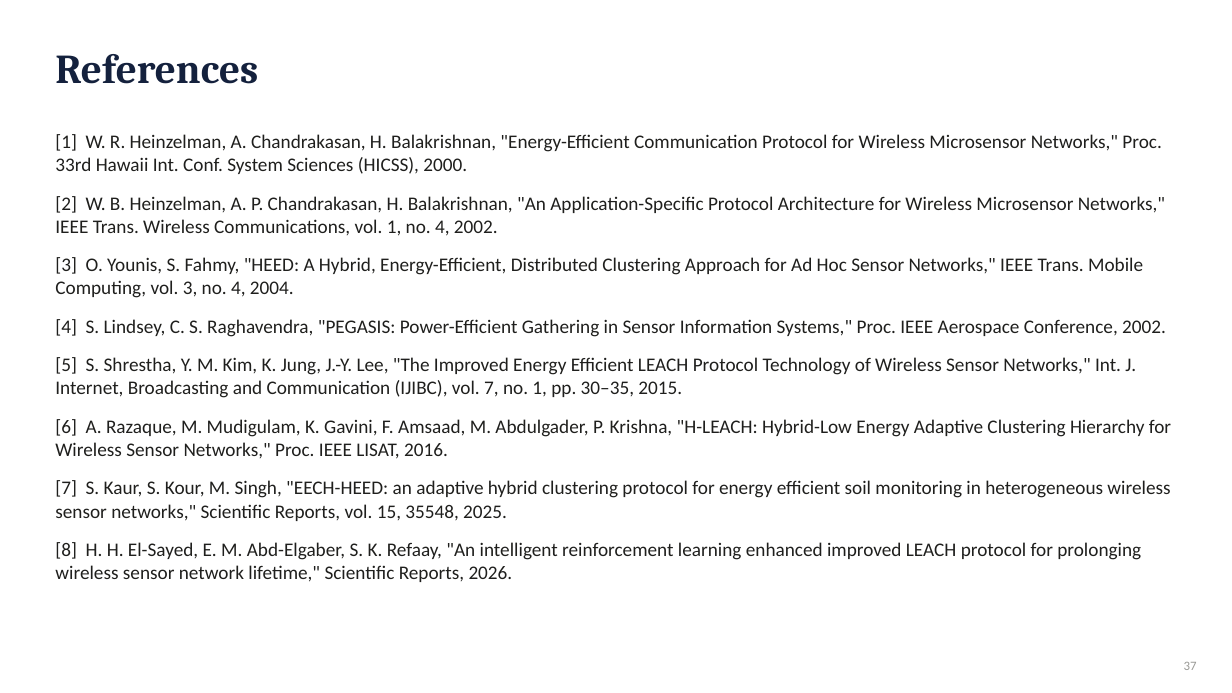
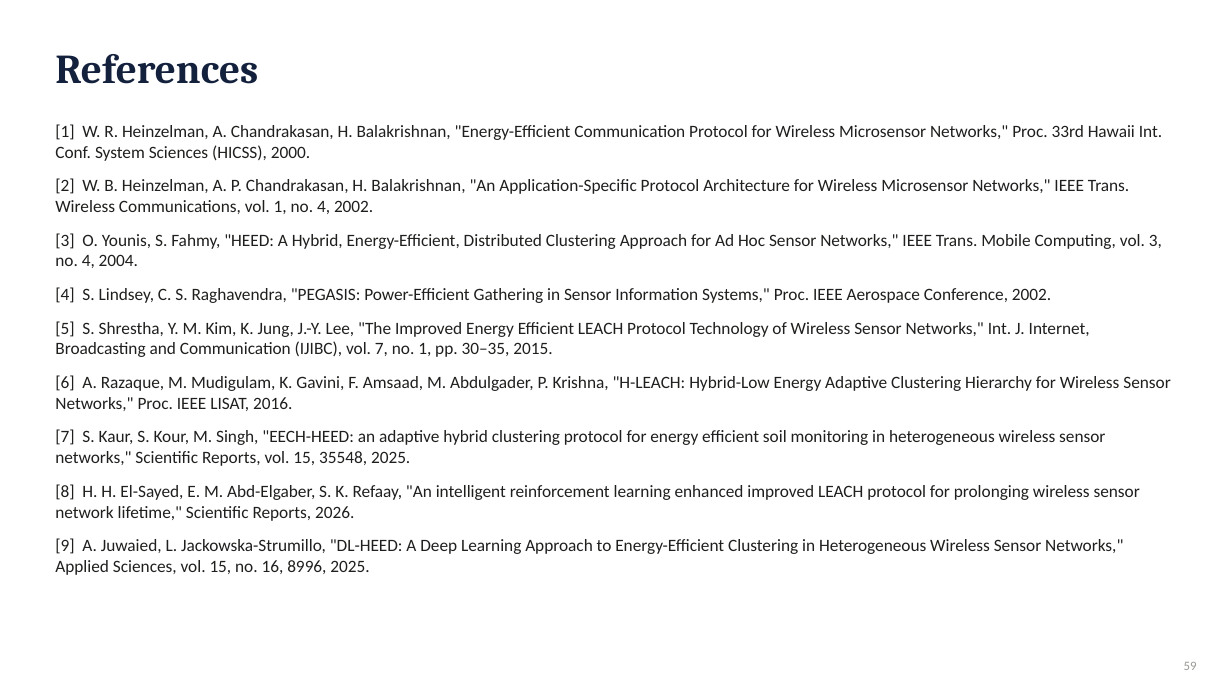
Before and after one commit to RahmaOshba/Routing-Protocols, a slide deck: slide 59 of thesis-final/Thesis_Defense_v8-Chain.pptx (slide 37 before the commit). Drawn at 1232x693 pixels with LibreOffice and Linux fonts; fonts in the diff are those of the drawing. Boxes give left, top, right and bottom in pixels: in the first picture for what was removed or moved away, otherwise in the second. Text is boxed around its words. In the diff, an @@ line names an element or a change of style, - is before the commit and + after.

```diff
--- a/thesis-final/Thesis_Defense_v8-Chain.pptx
+++ b/thesis-final/Thesis_Defense_v8-Chain.pptx
@@ text at (55, 124, 1170, 521): size 15 to 13.5 pt in "[1] W. R. Heinzelman, A. Chandrakasan, H. ...", "[2] W. B. Heinzelman, A. P. Chandrakasan, ...", "[3] O. Younis, S. Fahmy, "HEED: A ...", "[4] S. Lindsey, C. S. Raghavendra, "PEGASIS: ..." and 4 more places; less space between paragraphs @@
@@ text "[1] W. R. Heinzelman, A. ...": place and size @@
-text "[1] W. R. Heinzelman, A. ..." at (55, 134, 1171, 582)
+text "[1] W. R. Heinzelman, A. ..." at (55, 124, 1170, 575)
@@ text at (55, 538, 1123, 575): paragraph added @@
+[9] A. Juwaied, L. Jackowska-Strumillo, "DL-HEED: A Deep Learning Approach to Energy-Efficient Clustering in Heterogeneous Wireless Sensor Networks," Applied Sciences, vol. 15, no. 16, 8996, 2025.
@@ text at (1184, 662, 1197, 670): text changed @@
-37
+59
```
Also in this commit, not shown: 20 other slides changed, 40 slides added, 18 slides removed, 44 other files.
